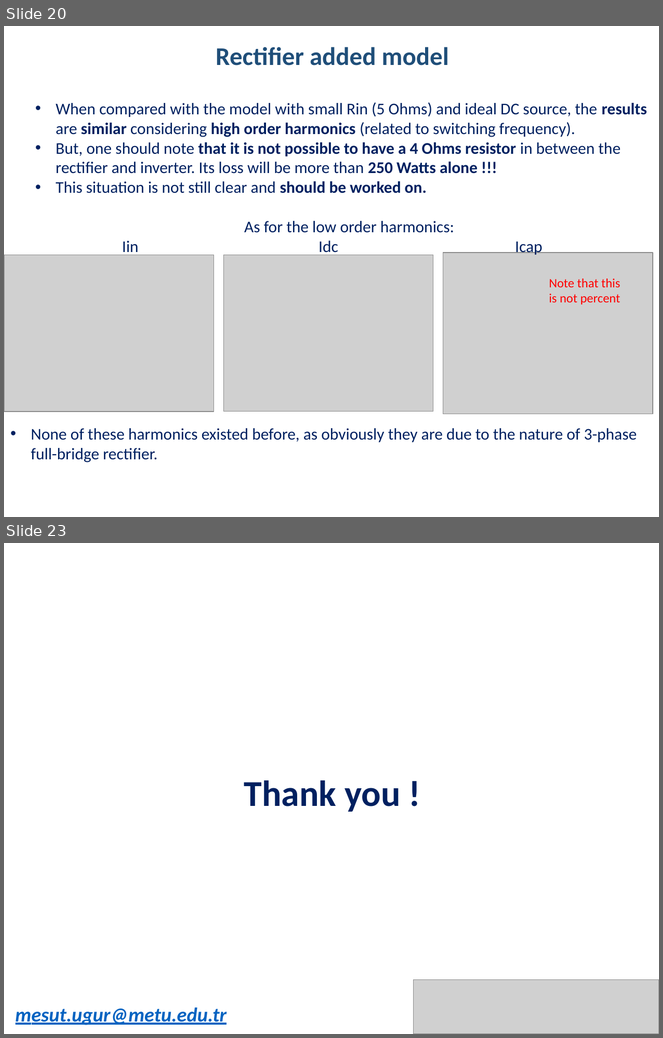
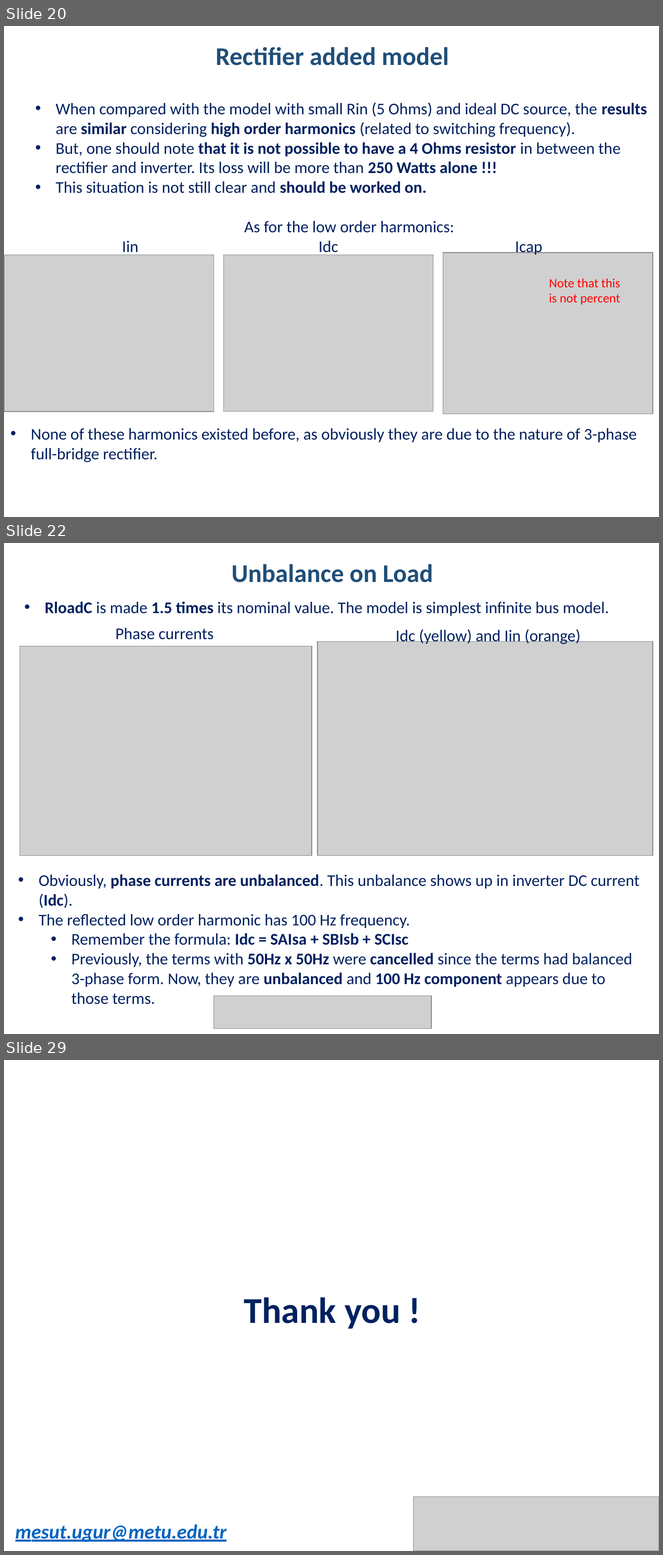
Before and after one commit to hakanpolat/IMMD, a slide deck: Simulation/dcbusmodelwrapup/immd_dcbusmodelwrapup.pptx. Shown one above the other, each under a label of ours: slides 20 and 23 before the commit, slides 20, 22 and 29 after it; the slides between them are not shown. The pictures are 663x1038 and 663x1555 pixels, drawn with LibreOffice and Linux fonts; fonts in the diff are those of the drawing; grey boxes stand for pictures. Boxes give left, top, right and bottom in pixels: in the first picture for what was removed or moved away, otherwise in the second. Text is boxed around its words. In the diff, an @@ line names an element or a change of style, - is before the commit and + after.

Commit message:
Tek modülde load unbalance olması durumu incelendi. Yavaş yavaş seri-paralel ve interleaving senaryolarına geçilecek.

```diff
--- a/Simulation/dcbusmodelwrapup/immd_dcbusmodelwrapup.pptx
+++ b/Simulation/dcbusmodelwrapup/immd_dcbusmodelwrapup.pptx
@@ slide 22 added at [4, 543, 659, 1034], background #FFFFFF @@
@@ text added at [232, 564, 434, 583], 28 pt, text #1F4E79, bold @@
+Unbalance on Load
@@ text added at [45, 602, 609, 616], 18 pt, text #002060 @@
+• RloadC is made 1.5 times its nominal value. The model is simplest infinite bus model.
@@ text added at [115, 628, 214, 640], 18 pt, text #002060 @@
+Phase currents
@@ text added at [396, 629, 581, 645], 18 pt, text #002060 @@
+Idc (yellow) and Iin (orange)
@@ picture added at [20, 646, 312, 856] @@
@@ picture added at [318, 641, 653, 856] @@
@@ text added at [39, 875, 640, 1005], 18 pt, text #002060 @@
+• Obviously, phase currents are unbalanced. This unbalance shows up in inverter DC current (Idc).
+• The reflected low order harmonic has 100 Hz frequency.
+  • Remember the formula: Idc = SAIsa + SBIsb + SCIsc
+  • Previously, the terms with 50Hz x 50Hz were cancelled since the terms had balanced 3-phase form. Now, they are unbalanced and 100 Hz component appears due to those terms.
@@ picture added at [214, 996, 431, 1029] @@
@@ what was slide 23 is now slide 29 @@
```
Also in this commit, not shown: 1 slide changed, 6 other slides added, 1 slide removed, 5 other files.
